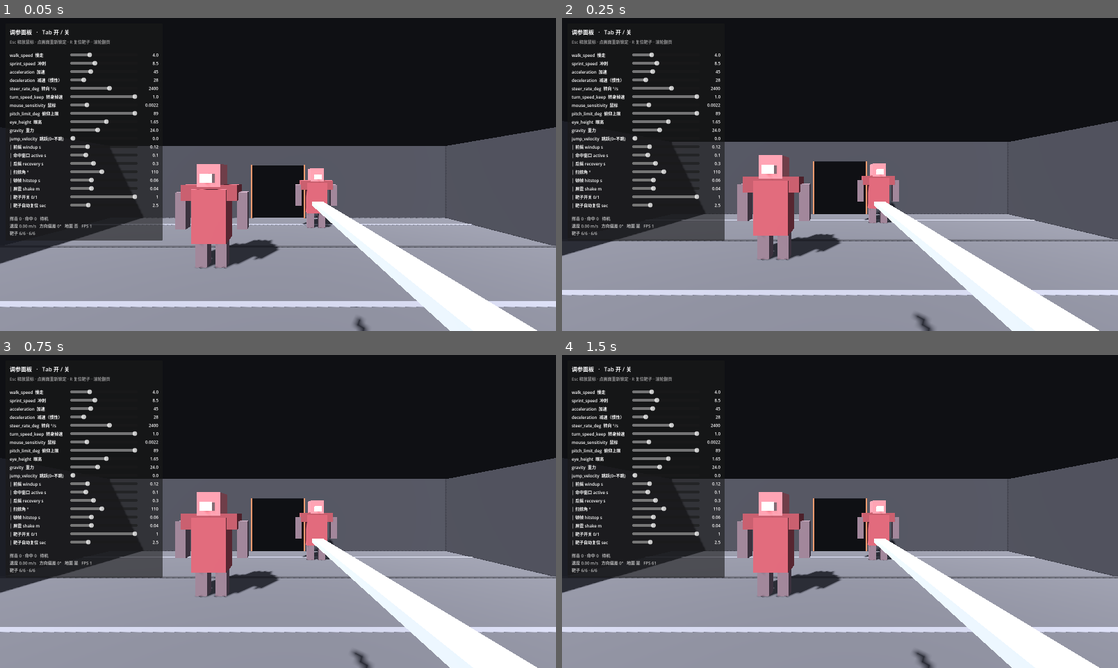
Above: before the commit, frames 1-4 (two rows, left to right).
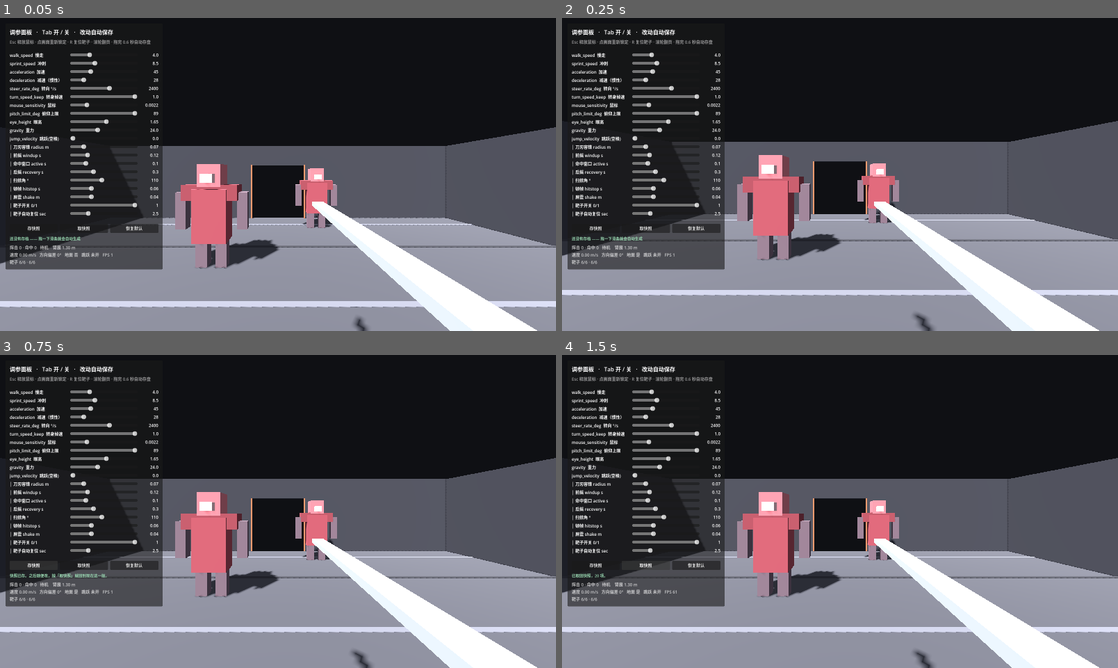
Above: after the commit, the same moments.

Repository: xMagElonx/pigman
Game: Godot game, scene res://scenes/main.tscn
Two runs of this game, one before a commit and one after it. Both use one fixed random seed, a clock stepped at 60 frames per second and the inputs below.
Inputs (mouse positions are in pixels of both pictures, inside the frame that each line leads up to):
- Up to frame 1 (0.05 s): no input
- Up to frame 2 (0.25 s): no input
- Up to frame 3 (0.75 s): click (33, 564) at 0.5 s, where only the run after the commit has a clickable "存快照"
- Up to frame 4 (1.5 s): click (645, 564) at 1.25 s, where only the run after the commit has a clickable "取快照"

The runs differ from the first frame. In frame 1, 3.9% of the frame differs, in the area x 1-30%, y 3-81%; in frame 2, 4.1%; in frame 3, 4.1%; in frame 4, 4.0%.

Commit message:
M2 修复：命中箱与刀身对齐 + 跳跃动作 + 参数持久化
① 命中检测：球(半径 0.42、球心在刀身中点) → 沿刀身的胶囊
   - 旧：视觉刀尖 1.235 m，检测只到 1.080 m，尖端 15.5 cm 判不到
     同时横向宽达 0.84 m（刀刃实厚 0.085），两个方向相反的错叠在一起
   - 新：长度从 Blade 网格 size 读出并注入，reach = 刀尖 + 容错半径
     自检断言 reach - visual_tip == blade_radius（0.0700 == 0.0700）
   - 命中边界实测：D=1.6 m 由「未命中」变为「命中」，1.9 m 仍未命中
   - 新增滑条 blade_radius（刀刃容错，默认 0.07）——「擦到算不算中」的唯一旋钮
   - 修掉 _detect() 里覆盖 global_transform 会重置形状旋转的隐患
     （旧写法对球无害，换成胶囊会让胶囊永远竖着）

② 跳跃：从 Godot 内置 ui_accept 改为独立动作 jump（空格）
   - 默认值仍为 0（刻意：v0.2 计划书无跳跃），不是 bug
   - 但键位以前只存在于代码里 → 现在写进启动日志与面板标签
   - 新增 PlayerController.jump_height() 与面板读数「跳高 X.XX m」
   - 实测 jump_velocity=6 峰值 0.802 m（理论 0.750 m）

③ 参数持久化：新增 scripts/tuning_store.gd
   - 自动保存 user://tuning.cfg（拖动停止 0.6 秒后写盘，启动自动读回）
   - 快照 存/取 user://tuning_snapshot.cfg
   - 恢复默认（回到 @export 初值，启动时采集一次，不会被拖动污染）
   - 面板新增 存快照/取快照/恢复默认 三按钮 + 状态行 + 退出时兜底写盘

验证：临时自检 7 项通过 0 失败；--headless --quit-after 600 零运行时错误；自检脚本已删

Diff:
--- a/scripts/input_actions.gd
+++ b/scripts/input_actions.gd
@@ -16,12 +16,18 @@
 	"move_left":     {"keys": [KEY_A, KEY_LEFT]},
 	"move_right":    {"keys": [KEY_D, KEY_RIGHT]},
 	"sprint":        {"keys": [KEY_SHIFT]},
+	"jump":          {"keys": [KEY_SPACE]},
 	"toggle_panel":  {"keys": [KEY_TAB]},
 	"attack":        {"buttons": [MOUSE_BUTTON_LEFT]},
 	"reset_dummies": {"keys": [KEY_R]},
 }
 
 ## Esc 释放鼠标用的是 Godot 内置的 ui_cancel，不需要在这里注册。
+##
+## 跳跃也**不用** ui_accept —— 那个键同时兼任 UI 的「确认」，
+## 而且它不可见（Godot 内置），拖动 jump_velocity 滑条的人
+## 在屏幕上找不到任何「按什么键跳」的线索。
+## 起一个自己的 jump 动作，好处是它出现在这张表里 —— 可搜索、可改、跟 Git 走。
 
 
 static func ensure() -> void:
--- a/scripts/main.gd
+++ b/scripts/main.gd
@@ -14,6 +14,12 @@
 ##   deceleration 太小 → 你冲过头，刀从它旁边划过去
 ##   steer_rate 太大  → 你没法在转身时把刀留在它身上
 ## 这三个信号，空房间里一个都测不出来。
+##
+## ── 2026-10-14 三处改动 ──────────────────────────────────────────
+##   ① 刀身尺寸抽成常量 BLADE_SIZE / BLADE_CENTER_Z，
+##      模型和命中碰撞箱**共用同一个来源** → 两者不可能再对不上。
+##   ② 参数持久化：启动时读 user://tuning.cfg，面板改动 0.6 秒后自动写回。
+##   ③ 跳跃从借用的 ui_accept 改成独立的 jump 动作（空格），并显示跳跃高度。
 
 @export_group("房间")
 ## 房间尺寸（米）。改这里，整个灰盒会按新尺寸重建。
@@ -42,12 +48,19 @@
 ## ⚠️ M3 的真敌人要设为 0 —— 敌人不该复活。
 @export var dummy_auto_respawn := 2.5
 
+# ── 刀的身材。只在这里写一次，模型和碰撞箱都从它来。──────────────
+# 改这里 = 同时改模型和命中范围，永远不会出现「看着更长、判定更短」。
+const BLADE_SIZE := Vector3(0.085, 0.028, 1.15)
+## 刀身中点相对手腕（Pivot）的 z 偏移。负数 = 朝前。
+const BLADE_CENTER_Z := -0.66
+
 var _player: PlayerController
 var _weapon: MeleeWeapon
 var _tuner: TunerPanel
 var _dummies: Array[TargetDummy] = []
 var _last_dummy_switch := 1.0
 var _last_auto_respawn := 2.5
+var _tuning_entries: Array = []
 
 
 func _ready() -> void:
@@ -56,10 +69,22 @@
 	Graybox.build(self, room_size, with_ceiling, floor_stripes, door_width, door_height)
 	_player = _build_player()
 	_build_weapon()
+
+	# 调参值必须在**建靶子之前**载入 —— 因为 dummy_auto_respawn 会被
+	# 传进每个靶子，晚了这一步，靶子用的就还是代码初值。
+	_tuning_entries = _tuner_entries()
+	TuningStore.capture_defaults(_tuning_entries)
+	var loaded := TuningStore.load_into(_tuning_entries, TuningStore.AUTO_PATH)
+
 	_build_dummies()
 	_build_tuner()
+
 	Input.mouse_mode = Input.MOUSE_MODE_VISIBLE
-	print("[PIGMAN M0/M1/M2] WASD 移动 · Shift 冲刺 · 鼠标左键 挥砍 · R 复位靶子 · Tab 调参面板 · Esc 释放鼠标")
+	print("[PIGMAN M0/M1/M2] WASD 移动 · Shift 冲刺 · 鼠标左键 挥砍 · 空格 跳跃(默认关) · R 复位靶子 · Tab 调参面板 · Esc 释放鼠标")
+	if loaded > 0:
+		print("[调参] 已从 %s 载入 %d 项" % [TuningStore.human_path(TuningStore.AUTO_PATH), loaded])
+	else:
+		print("[调参] 没有存档，使用代码默认值。改动会自动存到 %s" % TuningStore.human_path(TuningStore.AUTO_PATH))
 
 
 func _input(event: InputEvent) -> void:
@@ -94,16 +119,27 @@
 	# 0° = 身体听话；转身时会瞬间飚到 90°~180° 再回落 ——
 	# 那个「莫名其妙的左右位移」第一次变成可读的数字。
 	_tuner.set_readout(
-		"%s\n速度 %.2f m/s   方向偏差 %.0f°   地面 %s   FPS %d\n靶子 %s"
+		"%s    臂展 %.2f m\n速度 %.2f m/s   方向偏差 %.0f°   地面 %s   %s   FPS %d\n靶子 %s"
 		% [
 			weapon_txt,
+			_weapon.reach() if _weapon != null else 0.0,
 			_player.horizontal_speed(),
 			_player.steer_offset_deg(),
 			"是" if _player.is_on_floor() else "否",
+			_jump_text(),
 			Engine.get_frames_per_second(),
 			_dummy_hp_text(),
 		]
 	)
+
+
+## 跳跃那一格读数。
+## jump_velocity = 0 时明确告诉玩家「怎么开」—— 之前这个信息只存在于代码里，
+## 屏幕上什么都没有，于是「拖了滑条没反应」看起来就像个 bug。
+func _jump_text() -> String:
+	if _player.jump_velocity <= 0.0:
+		return "跳跃 未开"
+	return "跳高 %.2f m" % _player.jump_height()
 
 
 func _dummy_hp_text() -> String:
@@ -196,28 +232,32 @@
 	pivot.position = Vector3(0.30, -0.22, -0.12)
 	_weapon.add_child(pivot)
 
-	var handle := _mesh_box("Handle", Vector3(0.05, 0.05, 0.22), Vector3(0.0, 0.0, 0.07), Color(0.16, 0.15, 0.17))
-	pivot.add_child(handle)
-
-	var guard := _mesh_box("Guard", Vector3(0.24, 0.05, 0.05), Vector3(0.0, 0.0, -0.03), Color(0.36, 0.34, 0.37))
-	pivot.add_child(guard)
-
-	var blade := _mesh_box("Blade", Vector3(0.085, 0.028, 1.15), Vector3(0.0, 0.0, -0.66), Color(0.80, 0.82, 0.86))
-	pivot.add_child(blade)
+	pivot.add_child(_mesh_box("Handle", Vector3(0.05, 0.05, 0.22), Vector3(0.0, 0.0, 0.07), Color(0.16, 0.15, 0.17)))
+	pivot.add_child(_mesh_box("Guard", Vector3(0.24, 0.05, 0.05), Vector3(0.0, 0.0, -0.03), Color(0.36, 0.34, 0.37)))
+
+	# 刀身：尺寸来自常量 —— 和下面的命中形状是同一份数据。
+	pivot.add_child(_mesh_box("Blade", BLADE_SIZE, Vector3(0.0, 0.0, BLADE_CENTER_Z), Color(0.80, 0.82, 0.86)))
 
 	# 刀身中点。扫掠检测以它为参照 —— 它比刀尖更代表「刀在哪」。
 	var mid := Marker3D.new()
 	mid.name = "BladeMid"
-	mid.position = Vector3(0.0, 0.0, -0.66)
+	mid.position = Vector3(0.0, 0.0, BLADE_CENTER_Z)
 	pivot.add_child(mid)
 
+	# 命中形状的载体。它挂在 Pivot 下、位置在刀身中点、绕 X 转 -90°，
+	# 于是它自身的 Y 轴正好指向刀尖方向 —— **朝向自动跟随挥砍，不用手写**。
+	# 形状本身（胶囊）由 MeleeWeapon._rebuild_shape() 按 blade_length 生成。
 	var sc := ShapeCast3D.new()
 	sc.name = "ShapeCast3D"
-	var sphere := SphereShape3D.new()
-	sphere.radius = _weapon.hit_radius
-	sc.shape = sphere
+	sc.position = Vector3(0.0, 0.0, BLADE_CENTER_Z)
+	sc.rotation = Vector3(-PI * 0.5, 0.0, 0.0)
 	sc.target_position = Vector3.ZERO
 	pivot.add_child(sc)
+
+	# 把刀身的真实尺寸交给武器 —— 这是「碰撞箱 = 模型的函数」的那一次传递。
+	# 必须在 add_child 之前设，因为 _ready() 里会立刻按它生成形状。
+	_weapon.blade_length = BLADE_SIZE.z
+	_weapon.blade_center = absf(BLADE_CENTER_Z)
 
 	head.add_child(_weapon)
 
@@ -251,12 +291,9 @@
 
 # --- 调参面板 ---------------------------------------------------------------
 
-func _build_tuner() -> void:
-	_tuner = TunerPanel.new()
-	_tuner.name = "TunerPanel"
-	add_child(_tuner)
-
-	# 这一串就是你的「滑条」。新增参数时只加一行。
+## 面板内容。抽成独立函数，是因为「载入存档」需要**在面板建好之前**拿到
+## 这份清单（否则滑条会拿着旧值初始化）。
+func _tuner_entries() -> Array:
 	# 标签刻意压短 —— 面板是单行布局，太长会被裁掉。
 	var entries: Array = [
 		{"label": "walk_speed  慢走", "target": _player, "prop": "walk_speed", "min": 1.0, "max": 12.0, "step": 0.1},
@@ -269,11 +306,12 @@
 		{"label": "pitch_limit_deg  俯仰上限", "target": _player, "prop": "pitch_limit_deg", "min": 30.0, "max": 89.0, "step": 1.0},
 		{"label": "eye_height  眼高", "target": _player, "prop": "eye_height", "min": 1.0, "max": 2.2, "step": 0.01},
 		{"label": "gravity  重力", "target": _player, "prop": "gravity", "min": 0.0, "max": 60.0, "step": 0.5},
-		{"label": "jump_velocity  跳跃(0=不跳)", "target": _player, "prop": "jump_velocity", "min": 0.0, "max": 12.0, "step": 0.1},
+		{"label": "jump_velocity  跳跃(空格)", "target": _player, "prop": "jump_velocity", "min": 0.0, "max": 12.0, "step": 0.1},
 	]
 
 	if _weapon != null:
 		entries.append_array([
+			{"label": "│ 刀刃容错 radius m", "target": _weapon, "prop": "blade_radius", "min": 0.02, "max": 0.30, "step": 0.005},
 			{"label": "│ 前摇 windup s", "target": _weapon, "prop": "windup", "min": 0.0, "max": 0.5, "step": 0.01},
 			{"label": "│ 命中窗口 active s", "target": _weapon, "prop": "active", "min": 0.02, "max": 0.40, "step": 0.01},
 			{"label": "│ 后摇 recovery s", "target": _weapon, "prop": "recovery", "min": 0.05, "max": 0.80, "step": 0.01},
@@ -287,4 +325,11 @@
 		{"label": "│ 靶子自动复位 sec", "target": self, "prop": "dummy_auto_respawn", "min": 0.0, "max": 10.0, "step": 0.5},
 	])
 
-	_tuner.setup(entries, "挥击 0 · 命中 0   待机")
+	return entries
+
+
+func _build_tuner() -> void:
+	_tuner = TunerPanel.new()
+	_tuner.name = "TunerPanel"
+	add_child(_tuner)
+	_tuner.setup(_tuning_entries, "挥击 0 · 命中 0   待机")
--- a/scripts/player_controller.gd
+++ b/scripts/player_controller.gd
@@ -72,8 +72,23 @@
 			_head.position.y = value
 ## 重力。灰盒阶段由你手填，方便先调下落手感。
 @export var gravity := 24.0
-## 跳跃初速度。默认 0 = 不能跳。
-## 计划书里没有跳跃 —— 先确认地面移动本身成立，再决定要不要给它。
+
+## 跳跃初速度（米/秒）。**默认 0 = 不跳 —— 这是刻意的，不是 bug。**
+##
+## 为什么默认关（2026-10-14 说明）：
+##   计划书 v0.2 里没有跳跃。M1–M3 要验证的是「地面移动 + 挥砍」，
+##   跳跃会往手感里塞进第四个变量：你分不清一次「砍空了」
+##   是因为跑位不对，还是因为你人在空中、刀的高度变了。
+##   所以它默认关着，等你明确需要它时再开。
+##
+## 怎么开：把面板上这一条拖到非 0 即可（比如 6.0），然后按 **空格**。
+##   跳跃高度 ≈ v² / (2 × gravity)
+##     gravity = 24 时：v=4 → 0.33 m   v=6 → 0.75 m   v=8 → 1.33 m
+##   面板读数里会直接显示当前值对应的高度，不用自己算。
+##
+## ⚠️ 2026-10-14 之前，它绑的是 Godot 内置的 ui_accept，
+##    而屏幕上从来没有写过「按什么键跳」—— 于是拖了滑条也看不出反应。
+##    现在它是一个独立动作 jump（空格），并且写进了屏幕提示和面板标签。
 @export var jump_velocity := 0.0
 
 var _head: Node3D
@@ -112,7 +127,7 @@
 	if not is_on_floor():
 		velocity.y -= gravity * delta
 
-	if is_on_floor() and jump_velocity > 0.0 and Input.is_action_just_pressed("ui_accept"):
+	if is_on_floor() and jump_velocity > 0.0 and Input.is_action_just_pressed("jump"):
 		velocity.y = jump_velocity
 
 	# 输入：x = 左右，y = 前后（前进为 -1）
@@ -156,6 +171,14 @@
 	move_and_slide()
 
 
+## 当前 jump_velocity 对应的理论跳跃高度（米）。给面板读数用的 ——
+## 拖滑条时能立刻看见「这个数字意味着跳多高」，不用自己算 v²/2g。
+func jump_height() -> float:
+	if jump_velocity <= 0.0:
+		return 0.0
+	return jump_velocity * jump_velocity / (2.0 * maxf(gravity, 0.001))
+
+
 ## 给调参面板用的实时读数。
 func horizontal_speed() -> float:
 	return Vector2(velocity.x, velocity.z).length()
--- a/scripts/tuner_panel.gd
+++ b/scripts/tuner_panel.gd
@@ -17,23 +17,39 @@
 ##   ② 滑条区套 ScrollContainer → 参数再多也不会掉出屏幕
 ##   ③ 面板高度每次窗口变化时重算，永远不超过视口
 ## 标题和底部读数**不进滚动区** —— 读数是仪表，不能滚走。
+##
+## ── 2026-10-14 新增：保存 ────────────────────────────────────────
+## 痛点：拖了半天的滑条，关掉游戏就没了。
+## 三层，都在这里：
+##   自动保存  改动 0.6 秒后写盘，下次启动自动读回（你什么都不用按）
+##   快照      调出一版觉得好 → 按「存快照」；再实验别的方向，随时「取快照」
+##   恢复默认  回到代码里的 @export 初值
+## 值存到哪、为什么存外面不存回 .gd，见 tuning_store.gd 的注释。
 
 const PANEL_WIDTH := 452.0
 const MARGIN := 16.0
 const LABEL_WIDTH := 168.0
 const VALUE_WIDTH := 54.0
+## 拖动停止多久之后写盘。太短会频繁 IO，太长则「拖完立刻关游戏」会丢。
+const AUTOSAVE_DELAY := 0.6
 
 var _panel: PanelContainer
 var _scroll: ScrollContainer
 var _list: VBoxContainer
 var _readout: Label
+var _status: Label
 var _rows: Array[Dictionary] = []
+var _entries: Array = []
 var _last_viewport := Vector2.ZERO
+var _dirty := false
+var _dirty_t := 0.0
 
 
 ## entries 里每一项：
 ## { label: String, target: Object, prop: String, min: float, max: float, step: float }
 func setup(entries: Array, readout_prefix: String = "") -> void:
+	_entries = entries
+
 	_panel = PanelContainer.new()
 	_panel.position = Vector2(MARGIN, MARGIN)
 	_panel.custom_minimum_size = Vector2(PANEL_WIDTH, 0.0)
@@ -49,11 +65,11 @@
 	margin.add_child(col)
 
 	var title := Label.new()
-	title.text = "调参面板   ·   Tab 开 / 关"
+	title.text = "调参面板   ·   Tab 开 / 关   ·   改动自动保存"
 	col.add_child(title)
 
 	var hint := Label.new()
-	hint.text = "Esc 释放鼠标 · 点画面重新锁定 · R 复位靶子 · 滚轮翻页"
+	hint.text = "Esc 释放鼠标 · 点画面重新锁定 · R 复位靶子 · 滚轮翻页 · 拖完 0.6 秒自动存盘"
 	hint.add_theme_font_size_override("font_size", 12)
 	hint.modulate = Color(1, 1, 1, 0.55)
 	col.add_child(hint)
@@ -78,6 +94,20 @@
 
 	col.add_child(HSeparator.new())
 
+	# 按钮行 —— 保存三件事：存快照 / 取快照 / 恢复默认。
+	var btn_row := HBoxContainer.new()
+	btn_row.add_theme_constant_override("separation", 6)
+	col.add_child(btn_row)
+	_add_button(btn_row, "存快照", _on_save_snapshot)
+	_add_button(btn_row, "取快照", _on_load_snapshot)
+	_add_button(btn_row, "恢复默认", _on_reset_defaults)
+
+	_status = Label.new()
+	_status.text = _autoload_status()
+	_status.add_theme_font_size_override("font_size", 11)
+	_status.modulate = Color(0.62, 0.88, 0.72, 0.95)
+	col.add_child(_status)
+
 	_readout = Label.new()
 	_readout.text = readout_prefix
 	_readout.add_theme_font_size_override("font_size", 12)
@@ -88,7 +118,9 @@
 
 
 ## 面板永远不超过窗口。窗口变了就重算一次（拖窗口 / 改分辨率都会触发）。
-func _process(_delta: float) -> void:
+func _process(delta: float) -> void:
+	_tick_autosave(delta)
+
 	if _panel == null or _scroll == null:
 		return
 	var vp: Vector2 = get_viewport().get_visible_rect().size
@@ -96,7 +128,7 @@
 		return
 	_last_viewport = vp
 
-	# 固定部分 = 标题 + 提示 + 分隔线 + 底部读数 + 内边距
+	# 固定部分 = 标题 + 提示 + 分隔线 + 按钮 + 状态 + 底部读数 + 内边距
 	# （ScrollContainer 在 AUTO 模式下竖直最小尺寸为 0，所以这里量到的就是固定部分）
 	var fixed_h: float = _panel.get_combined_minimum_size().y
 	var want_h: float = fixed_h + _list.get_combined_minimum_size().y
@@ -116,8 +148,88 @@
 		_readout.text = text
 
 
+# --- 保存 -------------------------------------------------------------------
+
+## 把滑条当前值重新刷一遍 —— 取快照 / 恢复默认之后必须调它，
+## 否则值变了但滑条还停在老位置上。
+func refresh_all() -> void:
+	for r in _rows:
+		var e: Dictionary = r.entry
+		var v := float(e.target.get(e.prop))
+		(r.slider as HSlider).set_value_no_signal(v)
+		_refresh_value(e, v, r.label)
+
+
+func _tick_autosave(delta: float) -> void:
+	if not _dirty:
+		return
+	_dirty_t += delta
+	if _dirty_t >= AUTOSAVE_DELAY:
+		_flush()
+
+
+## 立刻写盘。自动保存到时调它，退出游戏时也调它（见 _exit_tree）。
+func _flush() -> void:
+	if not _dirty or _entries.is_empty():
+		return
+	_dirty = false
+	_dirty_t = 0.0
+	var err := TuningStore.save(_entries, TuningStore.AUTO_PATH)
+	if err == OK:
+		_set_status("已保存 %d 项 → %s" % [_entries.size(), TuningStore.human_path(TuningStore.AUTO_PATH)])
+	else:
+		_set_status("⚠️ 保存失败（错误码 %d）→ %s" % [err, TuningStore.human_path(TuningStore.AUTO_PATH)])
+
+
+func _autoload_status() -> String:
+	if TuningStore.exists(TuningStore.AUTO_PATH):
+		return "存档：%s" % TuningStore.human_path(TuningStore.AUTO_PATH)
+	return "还没有存档 —— 拖一下滑条就会自动生成"
+
+
+func _on_save_snapshot() -> void:
+	var err := TuningStore.save(_entries, TuningStore.SNAPSHOT_PATH)
+	if err == OK:
+		_set_status("快照已存。之后随便改，按「取快照」就回到现在这一版。")
+	else:
+		_set_status("⚠️ 快照存不了（错误码 %d）" % err)
+
+
+func _on_load_snapshot() -> void:
+	var n := TuningStore.load_into(_entries, TuningStore.SNAPSHOT_PATH)
+	if n < 0:
+		_set_status("还没有快照 —— 先按「存快照」。")
+		return
+	refresh_all()
+	_dirty = true
+	_dirty_t = 0.0
+	_set_status("已取回快照，%d 项。" % n)
+
+
+func _on_reset_defaults() -> void:
+	if not TuningStore.has_defaults():
+		return
+	var n := TuningStore.apply_defaults(_entries)
+	refresh_all()
+	_dirty = true
+	_dirty_t = 0.0
+	_set_status("已恢复代码默认值，%d 项。" % n)
+
+
+func _exit_tree() -> void:
+	# 关窗口时兜底：0.6 秒节流可能刚好没走完。
+	_flush()
+
+
+func _set_status(text: String) -> void:
+	if _status != null:
+		_status.text = text
+
+
+# --- 体检 / 自检用 -------------------------------------------------------------
+
 ## 面板高度体检（自检用）。
-## x = 固定部分（标题/提示/读数/内边距）高度，y = 滑条区最小高度。
+## x = 固定部分（标题/提示/按钮/读数/内边距）高度，y = 滑条区最小高度。
 ## 两者相加再加 MARGIN×2 就是面板真实需要的高度。
 func metrics() -> Vector2:
 	if _panel == null or _list == null:
@@ -127,6 +239,22 @@
 
 func row_count() -> int:
 	return _rows.size()
+
+
+func entry_count() -> int:
+	return _entries.size()
+
+
+# --- 行 ---------------------------------------------------------------------
+
+func _add_button(parent: HBoxContainer, text: String, cb: Callable) -> void:
+	var b := Button.new()
+	b.text = text
+	b.focus_mode = Control.FOCUS_NONE   # 否则 Tab/空格 会落到按钮上
+	b.size_flags_horizontal = Control.SIZE_EXPAND_FILL
+	b.add_theme_font_size_override("font_size", 12)
+	b.pressed.connect(cb)
+	parent.add_child(b)
 
 
 func _add_row(e: Dictionary) -> void:
@@ -167,6 +295,9 @@
 func _on_slider_changed(value: float, e: Dictionary, value_label: Label) -> void:
 	e.target.set(e.prop, value)
 	_refresh_value(e, value, value_label)
+	# 标记「有未写盘的改动」—— 真正的写盘在 _process 里节流进行。
+	_dirty = true
+	_dirty_t = 0.0
 
 
 func _refresh_value(e: Dictionary, value: float, value_label: Label) -> void:
--- /dev/null
+++ b/scripts/tuning_store.gd
@@ -0,0 +1,115 @@
+class_name TuningStore
+extends RefCounted
+## 调参值的持久化。
+##
+## 它解决的痛点只有一句话：**拖了半天的滑条，关掉游戏就没了。**
+##
+## ── 三层，各管一件事 ────────────────────────────────────────────────
+##   1. user://tuning.cfg            自动保存
+##      改动后 0.6 秒写盘，下次启动自动读回。你什么都不用按。
+##   2. user://tuning_snapshot.cfg   手动快照
+##      调出一版觉得好 → 按「存快照」。再实验别的方向，随时「取快照」回来。
+##      这一层是为「调参最大的敌人不是调不出来，是你忘了昨天那版什么样」写的。
+##   3. 脚本里的 @export 初值        出厂默认
+##      「恢复默认」按钮的目标。注意它在启动时被采集一次，
+##      所以它永远是**代码里的值**，不会被你的拖动污染。
+##
+## ── 为什么不把值直接写回 .gd 文件 ──────────────────────────────────
+##   脚本归 Git 管。你每天 commit 的应该是「我改了什么」，
+##   不是「我把 walk_speed 拖到了 4.3」。
+##   手感值属于「这台机器上的我」，不属于「这个项目的代码」——
+##   两者混在一起，三个月后你分不清哪些是设计、哪些是临场试出来的。
+##
+## ── 文件在哪 ────────────────────────────────────────────────────
+##   Windows: %APPDATA%\Godot\app_userdata\PigMan\
+##   （想手改也行，它是纯文本 cfg，改完重启项目即可。）
+
+const AUTO_PATH := "user://tuning.cfg"
+const SNAPSHOT_PATH := "user://tuning_snapshot.cfg"
+const SECTION := "tuning"
+
+## 启动时采集的「代码默认值」。键 → 值。
+static var _defaults := {}
+
+
+# --- 键 ---------------------------------------------------------------------
+
+## 键 = 「组.属性名」。组由 target 的类型推出，不用在 entries 里手写。
+##
+## ⚠️ 以后新增可调对象时，如果它不是 PlayerController / MeleeWeapon，
+##    会落到 "world" 组 —— 那时若出现同名属性，两个参数会互相覆盖。
+##    真遇到再加分支即可。
+static func key_of(e: Dictionary) -> String:
+	var t: Object = e.get("target")
+	var g := "world"
+	if t is PlayerController:
+		g = "player"
+	elif t is MeleeWeapon:
+		g = "weapon"
+	return "%s.%s" % [g, e.get("prop", "?")]
+
+
+# --- 默认值 ------------------------------------------------------------------
+
+## 采集「出厂默认」。每次 _ready 调一次 —— 那时目标对象刚从 _build_* 造出来，
+## 身上全是代码里写的初值，还没有被任何配置文件碰过。
+static func capture_defaults(entries: Array) -> void:
+	_defaults.clear()
+	for e in entries:
+		_defaults[key_of(e)] = e.target.get(e.prop)
+
+
+static func has_defaults() -> bool:
+	return not _defaults.is_empty()
+
+
+## 「恢复默认」按钮：把值写回启动时采集的那一份。
+static func apply_defaults(entries: Array) -> int:
+	var n := 0
+	for e in entries:
+		var k := key_of(e)
+		if _defaults.has(k):
+			e.target.set(e.prop, _defaults[k])
+			n += 1
+	return n
+
+
+# --- 存 / 取 ------------------------------------------------------------------
+
+static func save(entries: Array, path: String) -> Error:
+	var cf := ConfigFile.new()
+	for e in entries:
+		cf.set_value(SECTION, key_of(e), e.target.get(e.prop))
+	return cf.save(path)
+
+
+## 返回成功载入的条数；文件不存在返回 -1。
+static func load_into(entries: Array, path: String) -> int:
+	var cf := ConfigFile.new()
+	if cf.load(path) != OK:
+		return -1
+	var n := 0
+	for e in entries:
+		var k := key_of(e)
+		if not cf.has_section_key(SECTION, k):
+			continue
+		var v: Variant = cf.get_value(SECTION, k)
+		if v == null:
+			continue
+		e.target.set(e.prop, v)   # set 会按属性声明的类型转换
+		n += 1
+	return n
+
+
+static func exists(path: String) -> bool:
+	return FileAccess.file_exists(path)
+
+
+static func erase(path: String) -> void:
+	if exists(path):
+		DirAccess.remove_absolute(ProjectSettings.globalize_path(path))
+
+
+## 给面板显示用：cfg 文件在磁盘上的真实路径。
+static func human_path(path: String) -> String:
+	return ProjectSettings.globalize_path(path)
--- a/scripts/weapon.gd
+++ b/scripts/weapon.gd
@@ -16,6 +16,18 @@
 ## 它们是空的，不是我忘了 —— 声音是《猪人》的签名，属于作者性，不该由 AI 塞占位素材。
 ## 但这意味着 M2 那条「闭眼也能分辨切中与挥空」的验收，在你填进自己的声音之前，
 ## 只能靠顿帧和屏震裸考 —— 大概率过不了。这是设计，不是缺陷。
+##
+## ── 2026-10-14 修复：命中形状与刀身对不上 ────────────────────────
+## 症状：看着砍到了，却经常判不到。
+## 原因（自检实测）：原来是一个 **半径 0.42 的球、圆心走在刀身中点**。
+##     视觉刀尖 1.235 m  →  检测最远 1.080 m  →  **尖端 15.5 cm 是断的**
+##   而且反过来，球在横向足足有 ±0.42 m 宽 —— 比刀刃实际厚度（0.085 m）
+##   胖了约 10 倍，所以同时存在「够不着」和「隔空砍中」两种错，方向相反。
+## 修法：形状换成**沿刀身的胶囊**，长度直接取自 Blade 网格的 size。
+##   从此「模型改了但碰撞箱没改」这件事在结构上不可能再发生 ——
+##   因为碰撞箱是**从模型算出来的**，不是另写一份。
+##
+## 一句话记法：**碰撞箱不应该是一个数字，应该是模型的一个函数。**
 
 signal hit_landed(target: Object, point: Vector3, speed: float)
 
@@ -33,9 +45,24 @@
 @export_group("形状")
 ## 一次挥击扫过的角度。90 以下像戳，150 以上像抡。
 @export var swing_angle_deg := 110.0
-## 扫掠用的球半径（米）。它相当于「刀的厚度 + 容错」。
-## 太小 → 明明看着砍到了却没算中；太大 → 隔空砍中。
-@export var hit_radius := 0.42
+
+## 刀刃的**容错半径**（米）。检测形状是沿刀身的胶囊，这就是它的半径。
+##
+## 它该有多大：刀刃实际半厚约 0.043 m（刀身厚 0.085），
+## 再留一点手感容错 —— 0.07 意味着「差一点点擦到也算中」，横向总宽 0.14 m。
+##   拖到 0.02 → 只认真正的刀刃，手感很「硬」，容易擦身而过判不到。
+##   拖到 0.20 → 隔空砍中，你会开始怀疑「我明明没碰到它」。
+## ⚠️ 它同时是检测**长度**上多出来的那一点点（两端各加一个半径）。
+@export var blade_radius := 0.07:
+	set(value):
+		blade_radius = value
+		_rebuild_shape()
+
+## 刀身长度（米）。**不要手填** —— 由 main.gd 从 Blade 网格的 size 读出来注入。
+## 它存在的唯一理由是让「碰撞箱 = 模型的函数」这句话成立。
+var blade_length := 1.15
+## 刀身中点距手腕的距离（米）。同上，由模型注入。
+var blade_center := 0.66
 
 @export_group("反馈")
 ## 顿帧时长（秒）。命中瞬间世界几乎停住 —— 这是最重要的一味料。
@@ -69,6 +96,7 @@
 	_pivot = get_node_or_null("Pivot")
 	_blade_mid = get_node_or_null("Pivot/BladeMid") as Marker3D
 	_shapecast = get_node_or_null("Pivot/ShapeCast3D") as ShapeCast3D
+	_rebuild_shape()
 
 	# 刀不能砍到自己：把第一个 CharacterBody3D 祖先排除掉。
 	if _shapecast != null:
@@ -77,6 +105,30 @@
 			n = n.get_parent()
 		if n != null:
 			_shapecast.add_exception(n)
+
+
+## 按当前 blade_length / blade_radius 重建检测形状。
+## 谁改了刀刃尺寸都会调它 —— 滑条拖动时形状会立刻跟着变。
+func _rebuild_shape() -> void:
+	if _shapecast == null:
+		return
+	var cap := CapsuleShape3D.new()
+	cap.radius = maxf(0.005, blade_radius)
+	# Godot 的 capsule height 是**总高**（含两端半球），
+	# 所以要覆盖 blade_length 长的刀身、两端各留一个 radius 的容错：
+	cap.height = maxf(blade_length, cap.radius * 2.0 + 0.001) + cap.radius * 2.0
+	_shapecast.shape = cap
+
+
+## 检测最远能到哪（距手腕，米）。视觉刀尖 + 一个容错半径。
+## 自检和读数用它来核对「模型」和「碰撞箱」是否还对齐。
+func reach() -> float:
+	return blade_center + blade_length * 0.5 + blade_radius
+
+
+## 视觉刀尖距手腕（米）。它必须永远等于 reach() − blade_radius。
+func visual_tip() -> float:
+	return blade_center + blade_length * 0.5
 
 
 func _physics_process(delta: float) -> void:
@@ -152,7 +204,7 @@
 # --- 命中检测 ---------------------------------------------------------------
 
 func _detect(delta: float) -> void:
-	if _blade_mid == null or _shapecast == null:
+	if _blade_mid == null or _shapecast == null or _shapecast.shape == null:
 		return
 
 	var mid := _blade_mid.global_position
@@ -163,9 +215,16 @@
 
 	# 从「上一帧刀身中点」扫到「这一帧刀身中点」——
 	# 这样高速挥砍也不会穿过一个薄目标（隧道效应）。
+	#
+	# ⚠️ 2026-10-14 修正：这里曾经是
+	#     _shapecast.global_transform = Transform3D(Basis(), _prev_mid)
+	#     _shapecast.target_position = seg
+	#   那样写会把形状的旋转重置成 identity。以前形状是**球**，球没有朝向，
+	#   所以看不出问题；换成沿刀身的胶囊之后，那样写会让胶囊**永远竖着**，
+	#   等于又错一次。正确做法是：**不动节点**（它挂在 Pivot 下，朝向自动跟随刀身），
+	#   只把世界位移转进节点自己的局部空间 —— 因为 target_position 是局部坐标。
 	var seg := mid - _prev_mid
-	_shapecast.global_transform = Transform3D(Basis(), _prev_mid)
-	_shapecast.target_position = seg
+	_shapecast.target_position = _shapecast.global_transform.basis.inverse() * (-seg)
 	_shapecast.force_shapecast_update()
 
 	var count := _shapecast.get_collision_count()
Not shown, added: scripts/tuning_store.gd.uid
Not shown, changed: documents/godot-dev-plan-M0-M7.md
